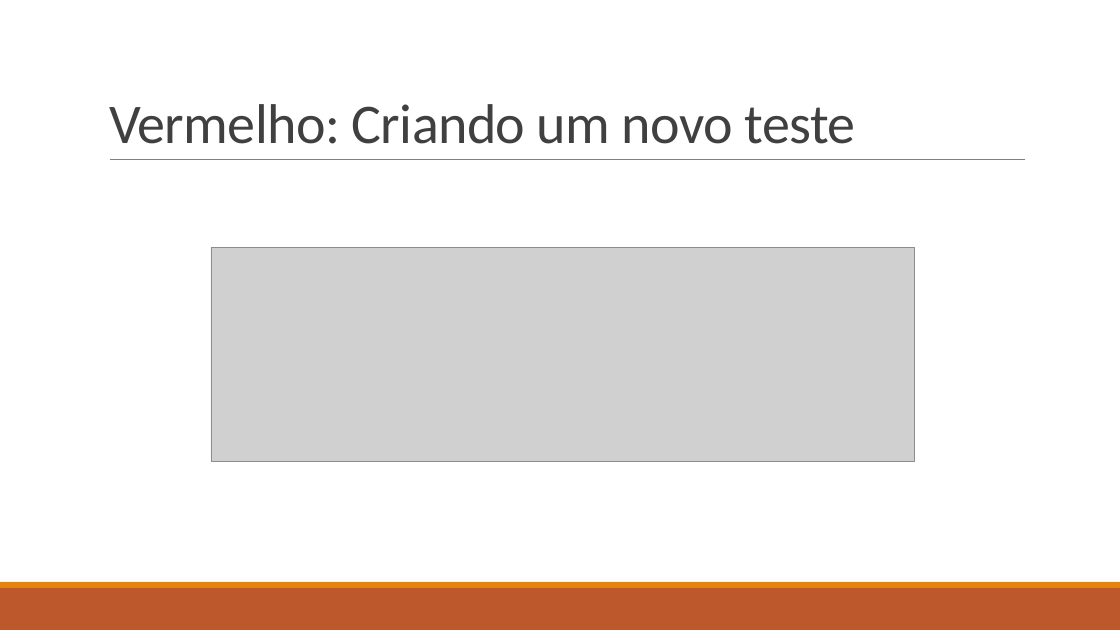
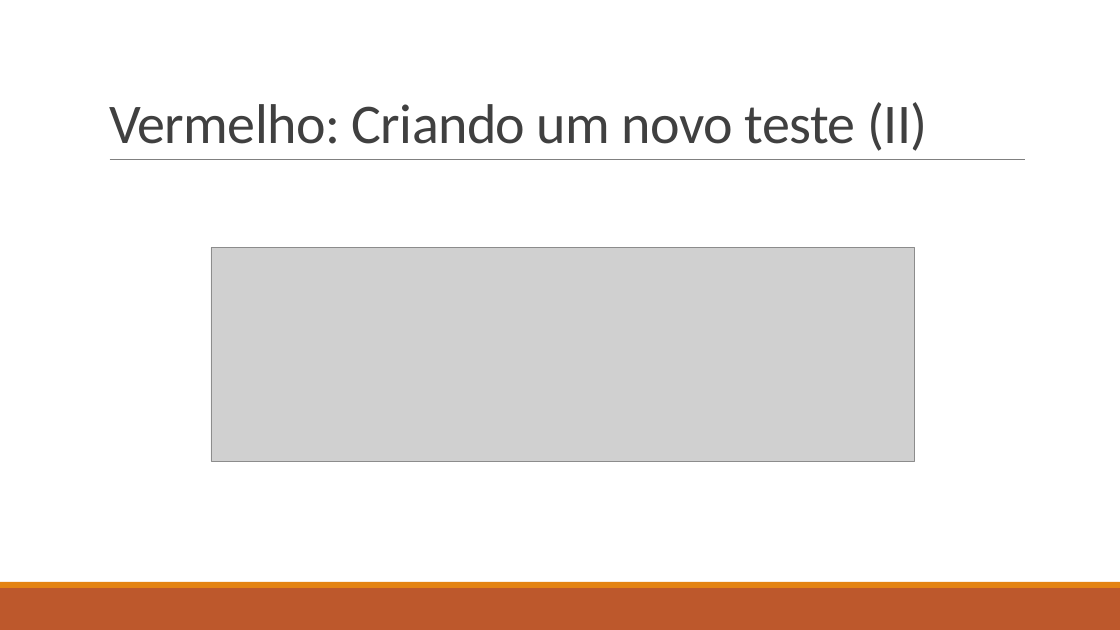
Before and after one commit to vtferrari/TCCGeradorEpub, a slide deck: slide 14 of doc/Test-Driven Development como alternativa de garantia de qualidade.pptx (slide 13 before the commit). Drawn at 1120x630 pixels with LibreOffice and Linux fonts; fonts in the diff are those of the drawing; grey boxes stand for pictures. Boxes give left, top, right and bottom in pixels: in the first picture for what was removed or moved away, otherwise in the second. Text is boxed around its words. In the diff, an @@ line names an element or a change of style, - is before the commit and + after.

```diff
--- a/doc/Test-Driven Development como alternativa de garantia de qualidade.pptx
+++ b/doc/Test-Driven Development como alternativa de garantia de qualidade.pptx
@@ title at (109,102,927,151): text changed @@
-Vermelho: Criando um novo teste
+Vermelho: Criando um novo teste (II)
```
Also in this commit, not shown: 16 other slides changed, 17 slides added, 19 slides removed.
